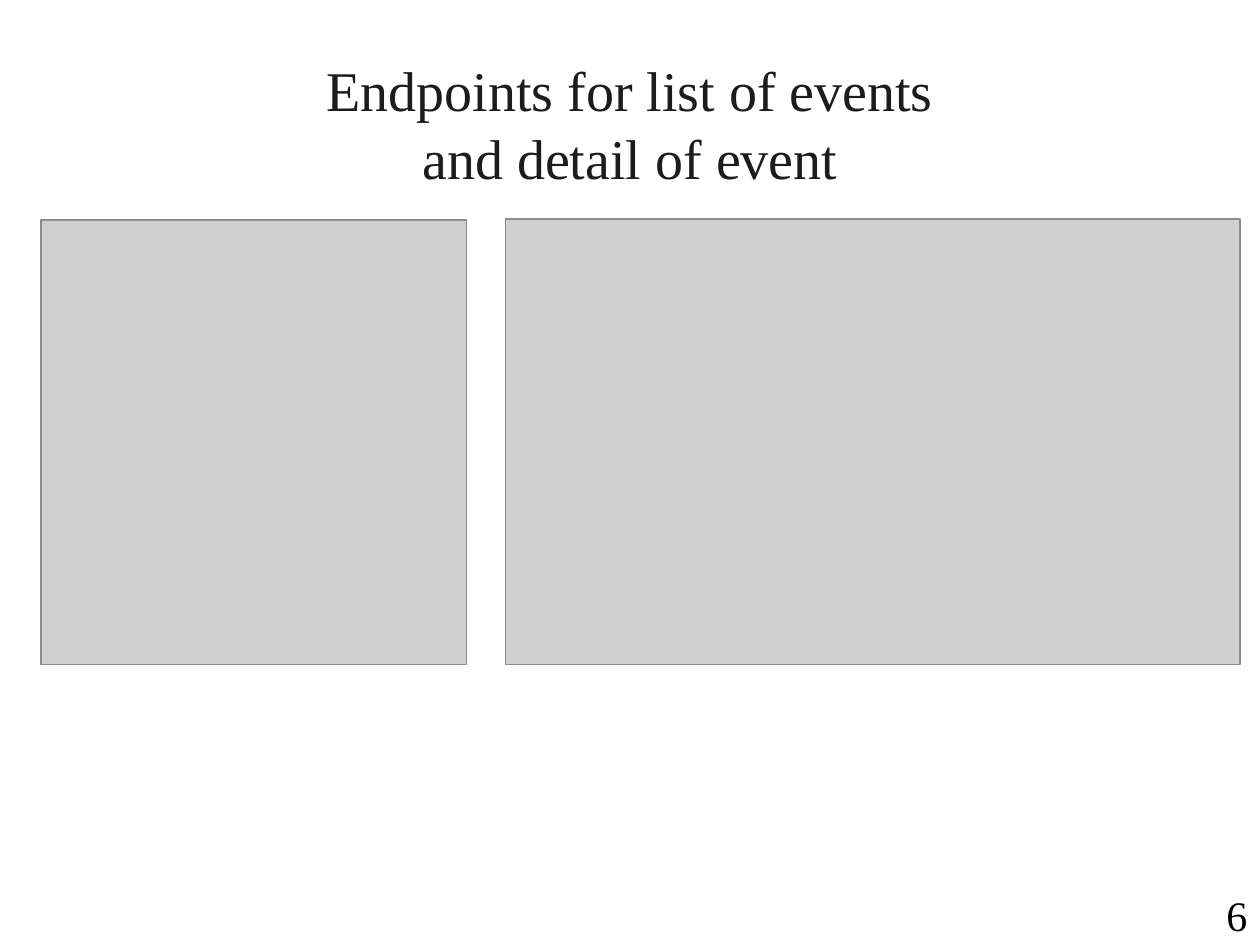
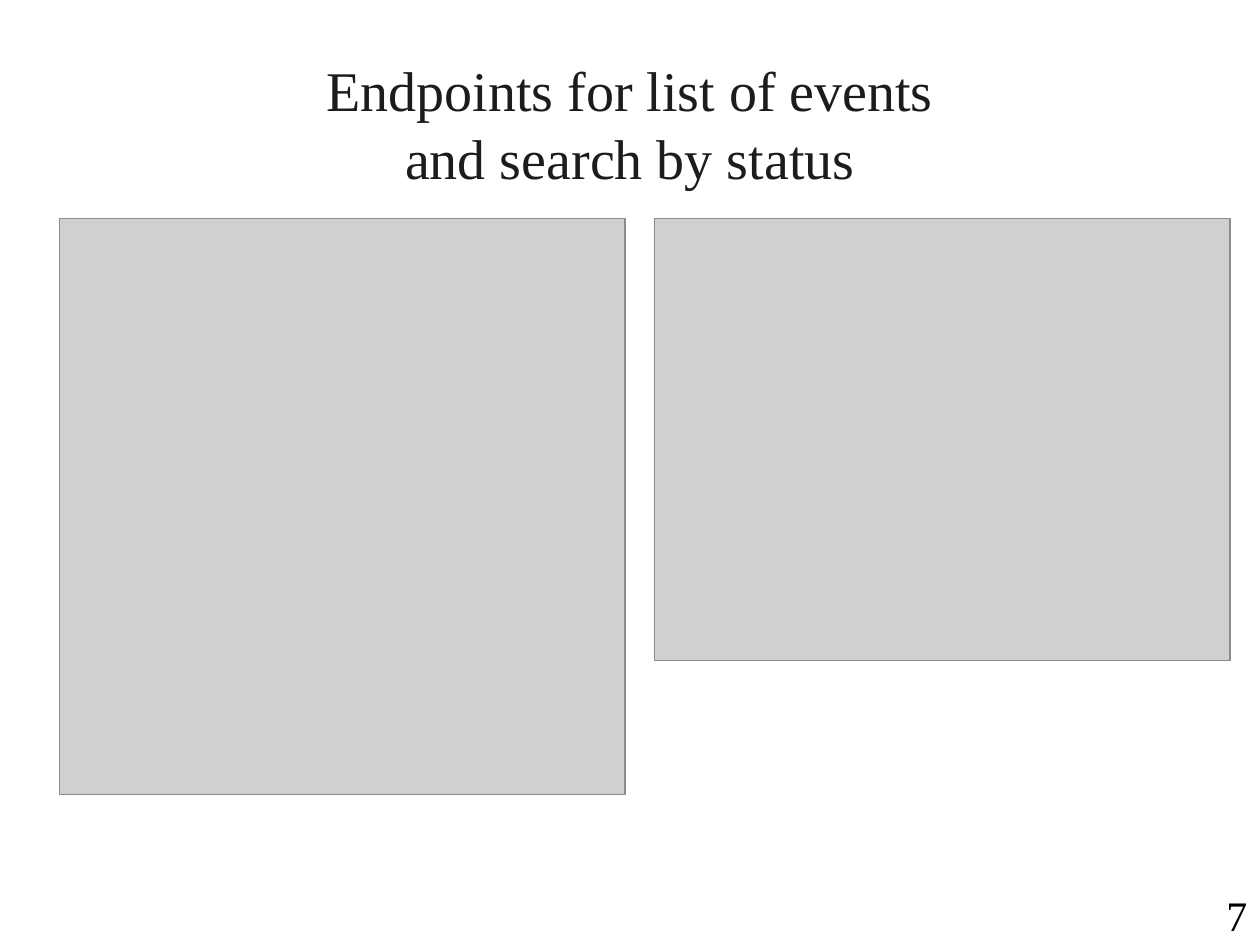
Before and after one commit to EnderLancer/Course, a slide deck: slide 7 of Demo 2.ppt (slide 6 before the commit). Drawn at 1260x945 pixels with LibreOffice and Linux fonts; fonts in the diff are those of the drawing; grey boxes stand for pictures; background and template pictures are left out. Boxes give left, top, right and bottom in pixels: in the first picture for what was removed or moved away, otherwise in the second. Text is boxed around its words. In the diff, an @@ line names an element or a change of style, - is before the commit and + after.

```diff
--- a/Demo 2.ppt
+++ b/Demo 2.ppt
@@ text at box(326, 71, 933, 189): text changed @@
-Endpoints for list of events and detail of event
+Endpoints for list of events and search by status
@@ picture: place and size @@
-picture at box(42, 220, 467, 665)
+picture at box(59, 218, 625, 794)
@@ picture: place and size @@
-picture at box(505, 219, 1240, 665)
+picture at box(655, 218, 1231, 660)
@@ page number at box(1226, 903, 1247, 931): text changed @@
-6
+7
```
Also in this commit, not shown: 5 other slides changed, 2 slides added, 1 slide removed, 7 other files.
